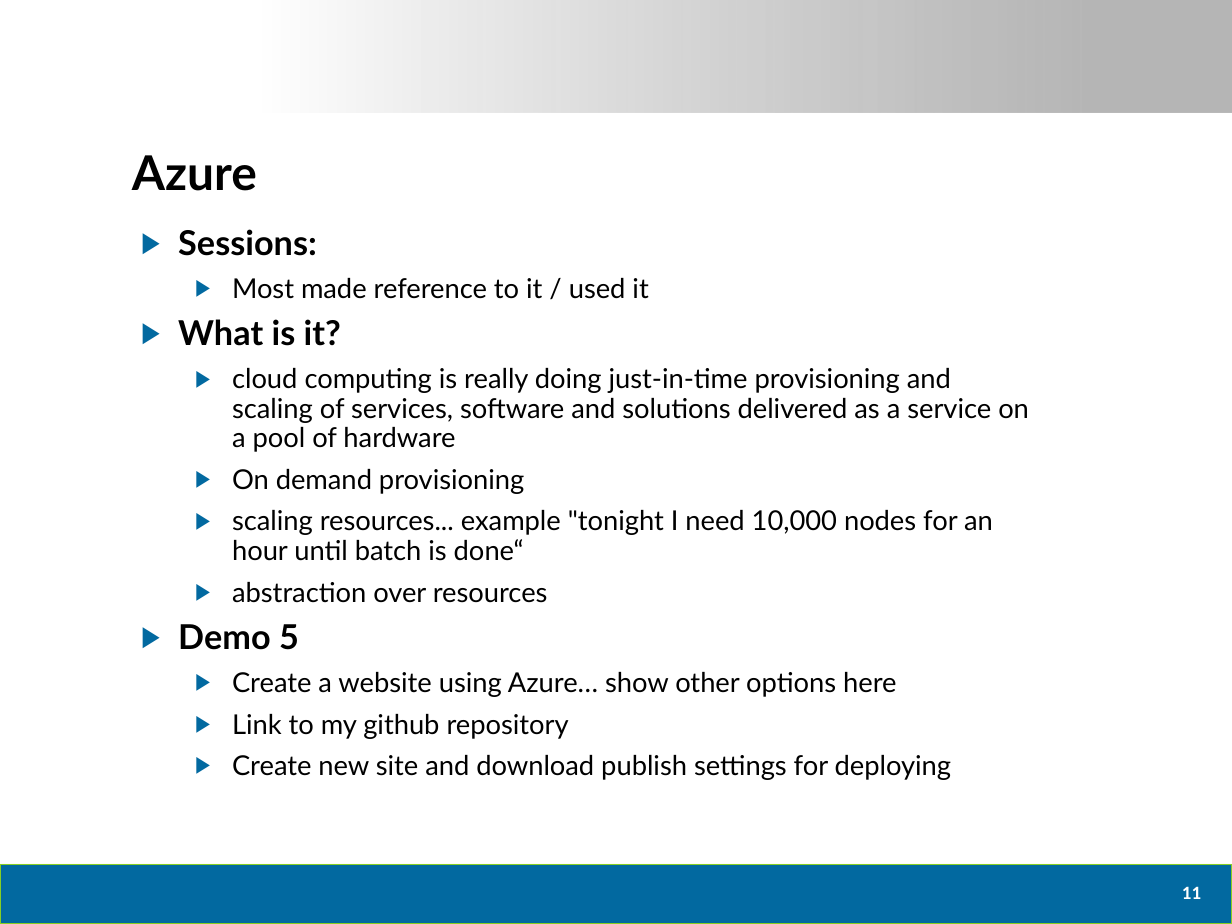
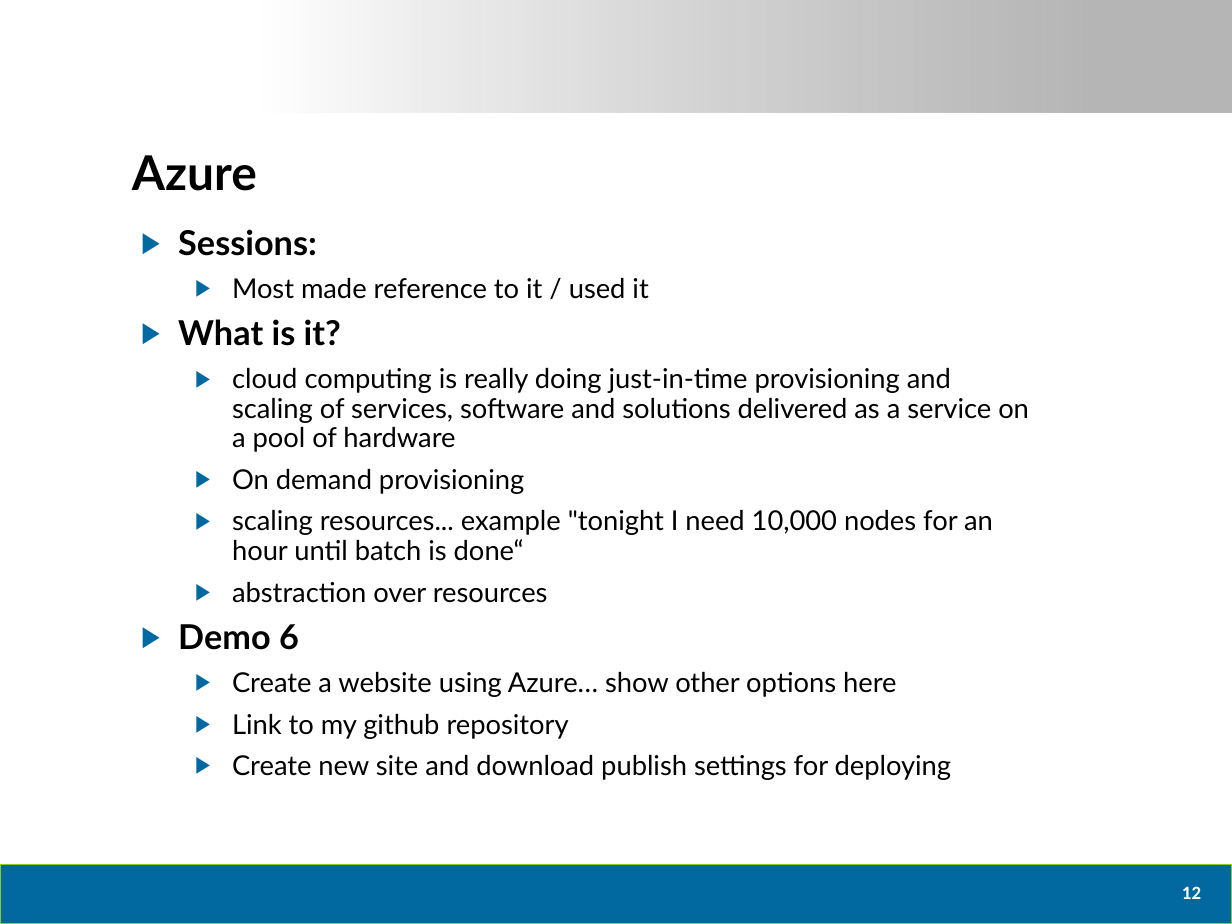
Before and after one commit to dtomyn/HTML5Demo1, a slide deck: slide 13 of Docs/2012 - Live360 Event Review (NEWER).pptx (slide 12 before the commit). Drawn at 1232x924 pixels with LibreOffice and Linux fonts; fonts in the diff are those of the drawing; background and template pictures are left out. Boxes give left, top, right and bottom in pixels: in the first picture for what was removed or moved away, otherwise in the second. Text is boxed around its words. In the diff, an @@ line names an element or a change of style, - is before the commit and + after.

Commit message:
updated powerpoint... added very simplistic multimedia demo

```diff
--- a/Docs/2012 - Live360 Event Review (NEWER).pptx
+++ b/Docs/2012 - Live360 Event Review (NEWER).pptx
@@ text at (x1=178, y1=624, x2=299, y2=650): text changed @@
-▶ Demo 5
+▶ Demo 6
@@ page number at (x1=1182, y1=886, x2=1201, y2=899): text changed @@
-11
+12
```
Also in this commit, not shown: 8 other slides changed, 1 slide added, 2 other files.
